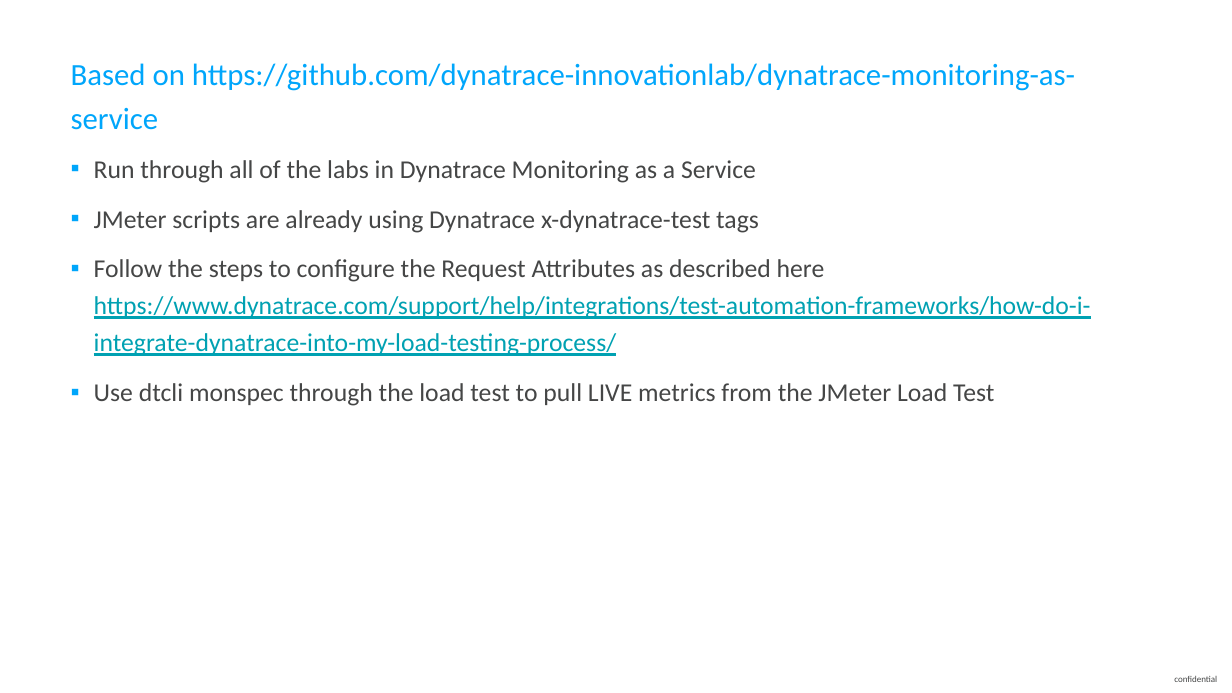
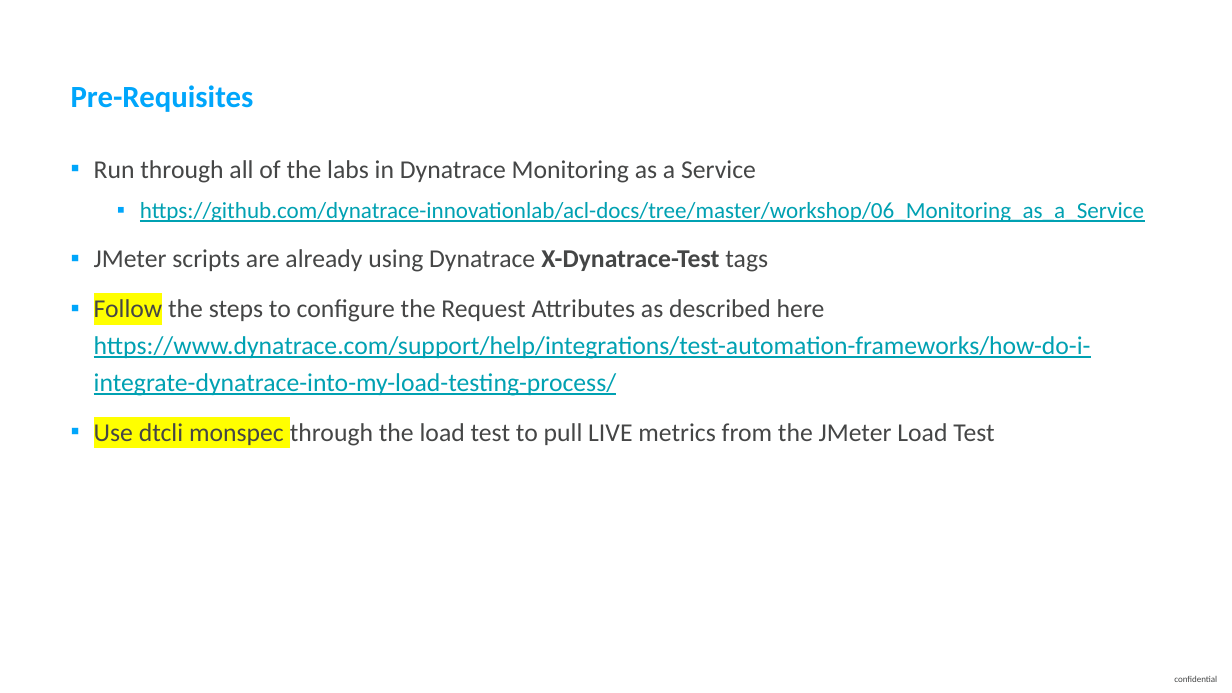
Before and after one commit to thiagobien/ACL, a slide deck: slide 5 of workshop/07_Performance_as_a_Service/ACMWorkshop_Performance_as_a_Self_Service.pptx. Drawn at 1232x693 pixels with LibreOffice and Linux fonts; fonts in the diff are those of the drawing. Boxes give left, top, right and bottom in pixels: in the first picture for what was removed or moved away, otherwise in the second. Text is boxed around its words. In the diff, an @@ line names an element or a change of style, - is before the commit and + after.

```diff
--- a/workshop/07_Performance_as_a_Service/ACMWorkshop_Performance_as_a_Self_Service.pptx
+++ b/workshop/07_Performance_as_a_Service/ACMWorkshop_Performance_as_a_Self_Service.pptx
@@ title at (71,85,254,112): text changed; bold on @@
-Based on https://github.com/dynatrace-innovationlab/dynatrace-monitoring-as-service
+Pre-Requisites
@@ text at (94,202,1144,272): text changed; size 20 to 18 pt; text colour #454646 to #00A1B2 @@
-▪ JMeter scripts are already using Dynatrace x-dynatrace-test tags
+  ▪ https://github.com/dynatrace-innovationlab/acl-docs/tree/master/workshop/06_Monitoring_as_a_Service
+▪ JMeter scripts are already using Dynatrace X-Dynatrace-Test tags
@@ text at (94,296,1091,446): highlight none to #FFFF00 in "Follow", "Use dtcli monspec" @@
```
Also in this commit, not shown: 9 other slides changed, 1 slide added, 8 other files.
